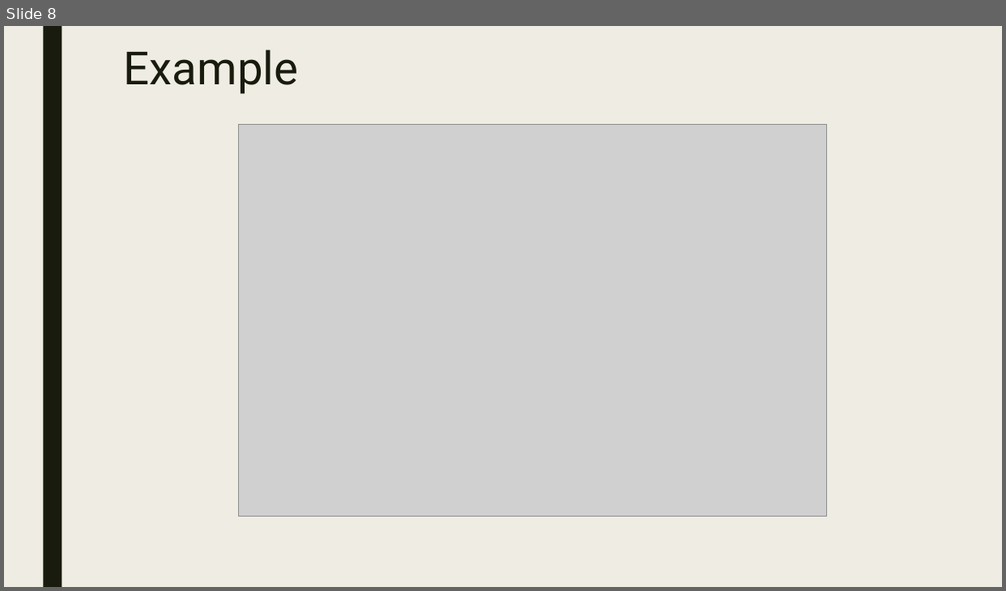
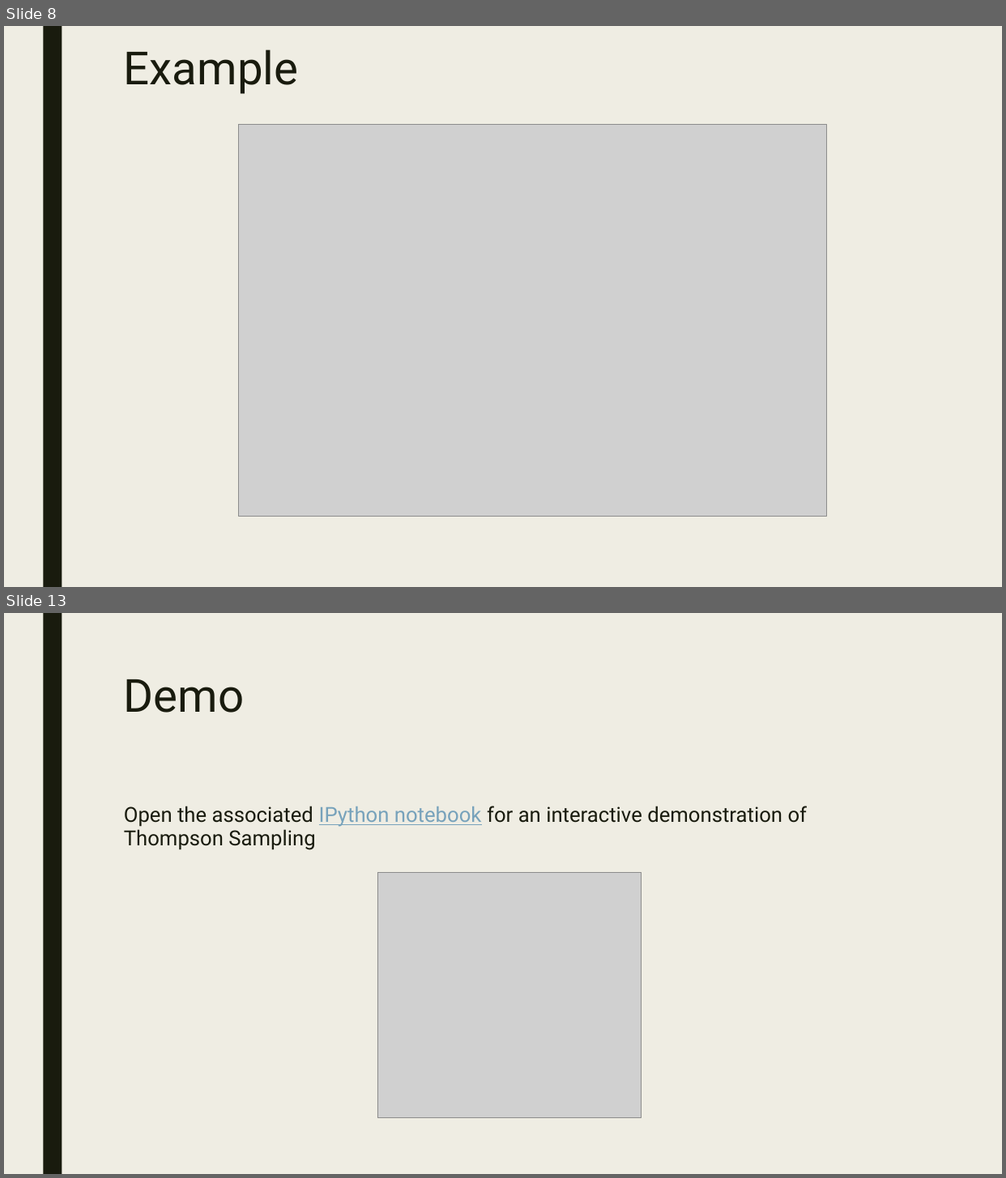
Before and after one commit to CourseReps/ECEN689-Fall2018, a slide deck: Students/siddharthajit/Tutorial Presentation/Thompson Sampling.pptx. Shown one above the other, each under a label of ours: slide 8 before the commit, slides 8 and 13 after it; the slides between them are not shown. The pictures are 1006x591 and 1006x1178 pixels, drawn with LibreOffice and Linux fonts; fonts in the diff are those of the drawing; grey boxes stand for pictures. Boxes give left, top, right and bottom in pixels: in the first picture for what was removed or moved away, otherwise in the second. Text is boxed around its words. In the diff, an @@ line names an element or a change of style, - is before the commit and + after.

```diff
--- a/Students/siddharthajit/Tutorial Presentation/Thompson Sampling.pptx
+++ b/Students/siddharthajit/Tutorial Presentation/Thompson Sampling.pptx
@@ slide 13 added at bbox=[4, 613, 1002, 1174], background #EFEDE3; not listed: 1 template element that a slide beside it also shows @@
@@ title added at bbox=[124, 679, 245, 713], 44 pt, text #191B0E @@
+Demo
@@ text added at bbox=[124, 806, 808, 850], 20 pt, text #191B0E @@
+Open the associated IPython notebook for an interactive demonstration of Thompson Sampling
@@ picture added at bbox=[377, 873, 641, 1118] @@
```
Also in this commit, not shown: 9 slides changed, 5 other slides added, 6 slides removed.
